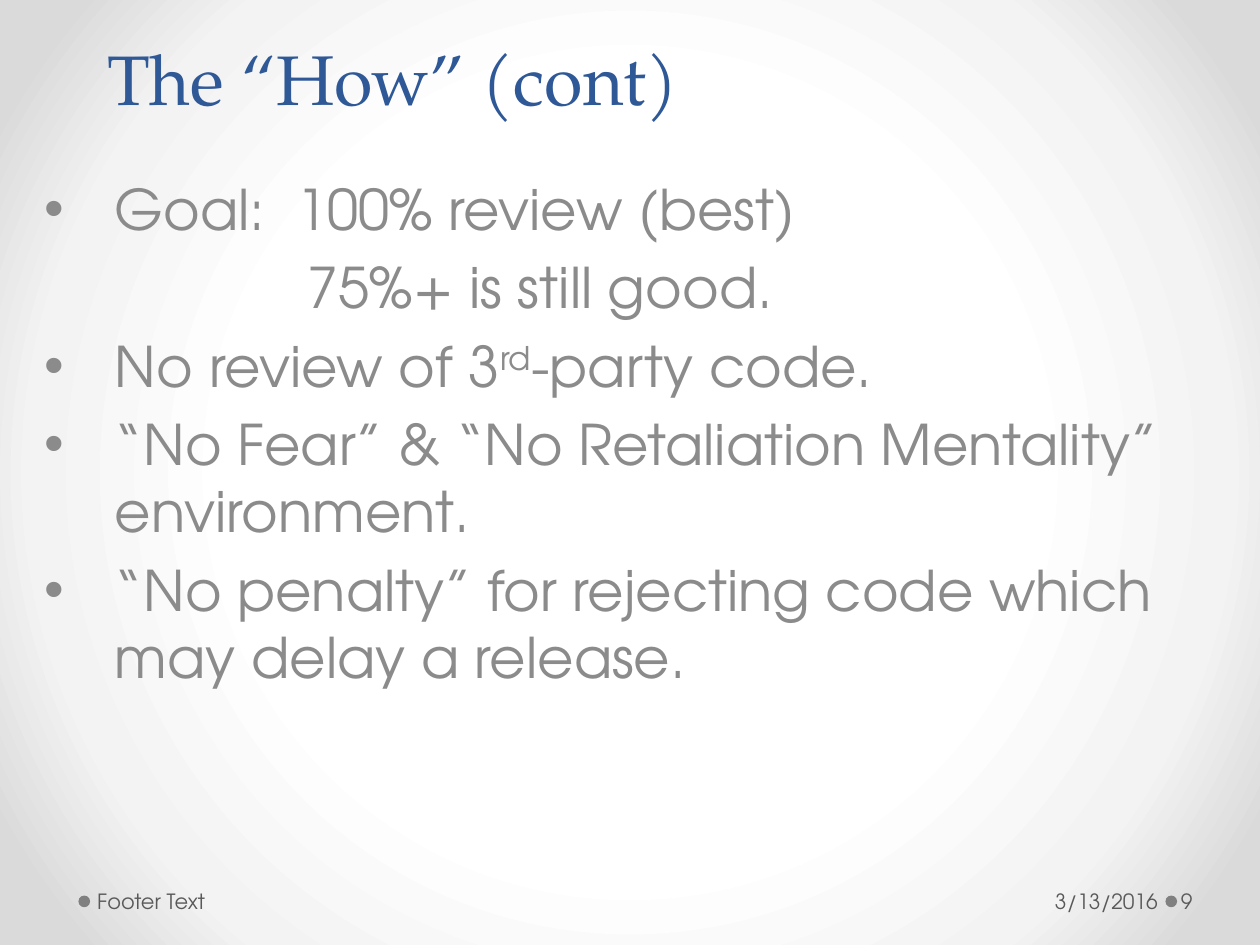
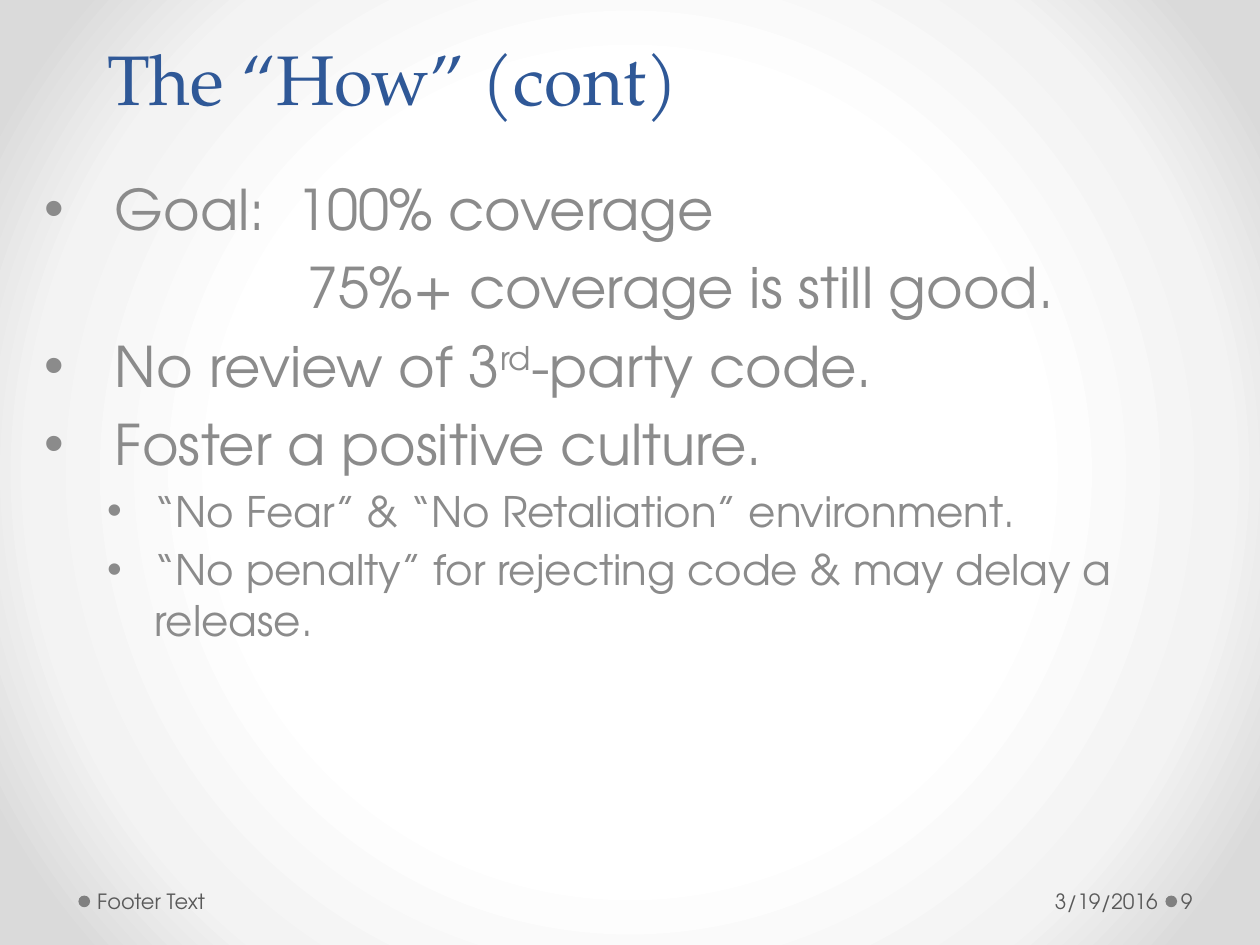
Before and after one commit to h-t-tran/brown, a slide deck: slide 9 of codereview/tech-presentation-effective-codereview.pptx. Drawn at 1260x945 pixels with LibreOffice and Linux fonts; fonts in the diff are those of the drawing. Boxes give left, top, right and bottom in pixels: in the first picture for what was removed or moved away, otherwise in the second. Text is boxed around its words. In the diff, an @@ line names an element or a change of style, - is before the commit and + after.

Commit message:
add code review code

```diff
--- a/codereview/tech-presentation-effective-codereview.pptx
+++ b/codereview/tech-presentation-effective-codereview.pptx
@@ subtitle at bbox=[115, 188, 1054, 320]: text changed @@
-• Goal: 100% review (best)
-75%+ is still good.
+• Goal: 100% coverage
+75%+ coverage is still good.
@@ subtitle at bbox=[115, 423, 1112, 637]: text changed; size 32 to 24 pt @@
-• “No Fear” & “No Retaliation Mentality” environment.
-• “No penalty” for rejecting code which may delay a release.
+• Foster a positive culture.
+  • “No Fear” & “No Retaliation” environment.
+  • “No penalty” for rejecting code & may delay a release.
@@ text at bbox=[1055, 893, 1158, 912]: text changed @@
-3/13/2016
+3/19/2016
```
Also in this commit, not shown: 22 other slides changed, 2 slides added, 7 other files.
